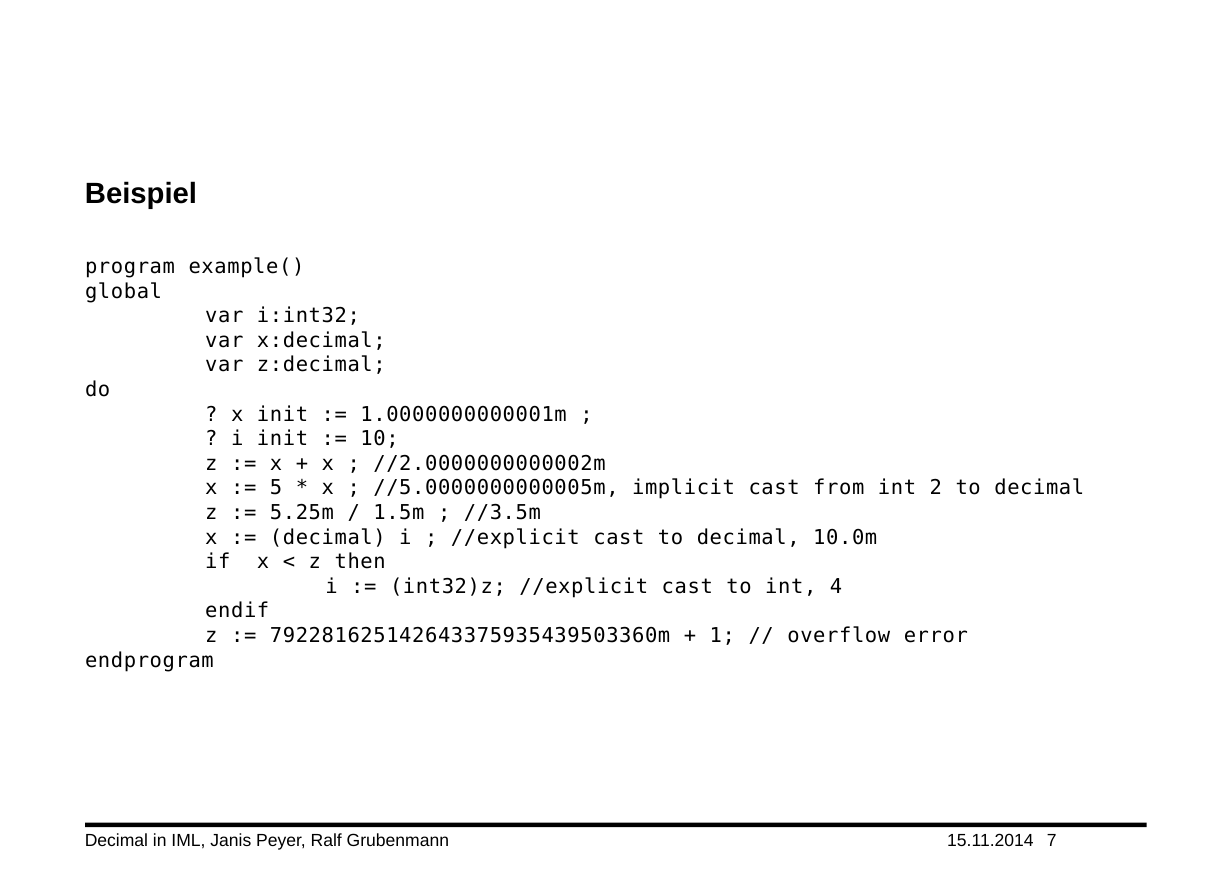
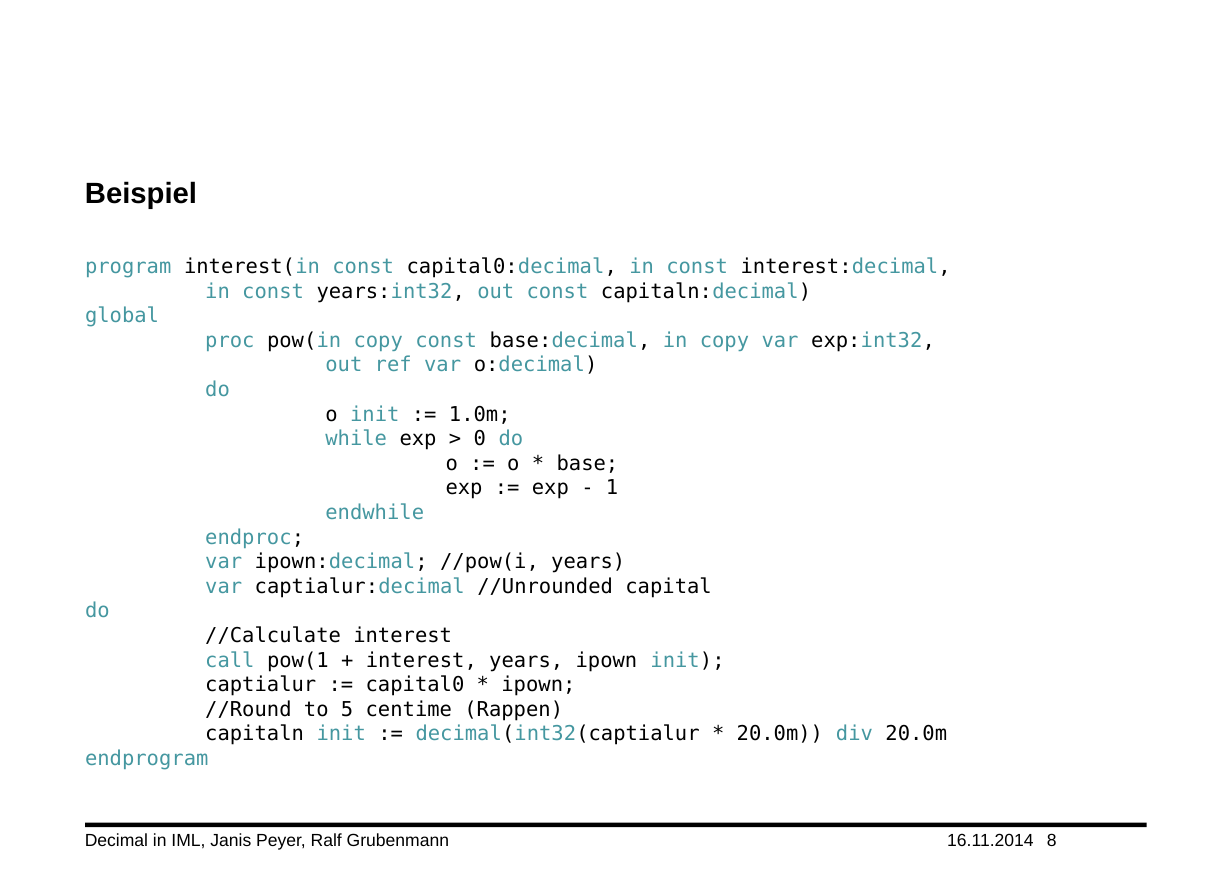
Before and after one commit to TheJP/cpib, a slide deck: slide 8 of Documents/Decimal Datentyp in IML.pptx (slide 7 before the commit). Drawn at 1232x871 pixels with LibreOffice and Linux fonts; fonts in the diff are those of the drawing; background and template pictures are left out. Boxes give left, top, right and bottom in pixels: in the first picture for what was removed or moved away, otherwise in the second. Text is boxed around its words. In the diff, an @@ line names an element or a change of style, - is before the commit and + after.

```diff
--- a/Documents/Decimal Datentyp in IML.pptx
+++ b/Documents/Decimal Datentyp in IML.pptx
@@ text at bbox=[85, 257, 951, 303]: text changed; text colour #000000 to #4597A0 @@
-program example()
+program interest(in const capital0:decimal, in const interest:decimal,
+in const years:int32, out const capitaln:decimal)
@@ text at bbox=[85, 306, 230, 770]: text colour #000000 to #4597A0, letter spacing 0.4 to 0 pt in "global", "do", "endprogram" @@
@@ text at bbox=[205, 331, 935, 374]: text changed; text colour #000000 to #4597A0 @@
-var i:int32;
-var x:decimal;
-var z:decimal;
+proc pow(in copy const base:decimal, in copy var exp:int32,
+out ref var o:decimal)
@@ text at bbox=[85, 405, 947, 745]: text changed @@
-? x init := 1.0000000000001m ;
-? i init := 10;
-z := x + x ; //2.0000000000002m
-x := 5 * x ; //5.0000000000005m, implicit cast from int 2 to decimal
-z := 5.25m / 1.5m ; //3.5m
-x := (decimal) i ; //explicit cast to decimal, 10.0m
-if x < z then
-i := (int32)z; //explicit cast to int, 4
-endif
-z := 792281625142643375935439503360m + 1; // overflow error
+o init := 1.0m;
+while exp > 0 do
+o := o * base;
+exp := exp - 1
+endwhile
+endproc;
+var ipown:decimal; //pow(i, years)
+var captialur:decimal //Unrounded capital
+do
+//Calculate interest
+call pow(1 + interest, years, ipown init);
+captialur := capital0 * ipown;
+//Round to 5 centime (Rappen)
+capitaln init := decimal(int32(captialur * 20.0m)) div 20.0m
@@ page number at bbox=[1047, 833, 1057, 846]: text changed @@
-7
+8
```
Also in this commit, not shown: 6 other slides changed, 1 slide added.
